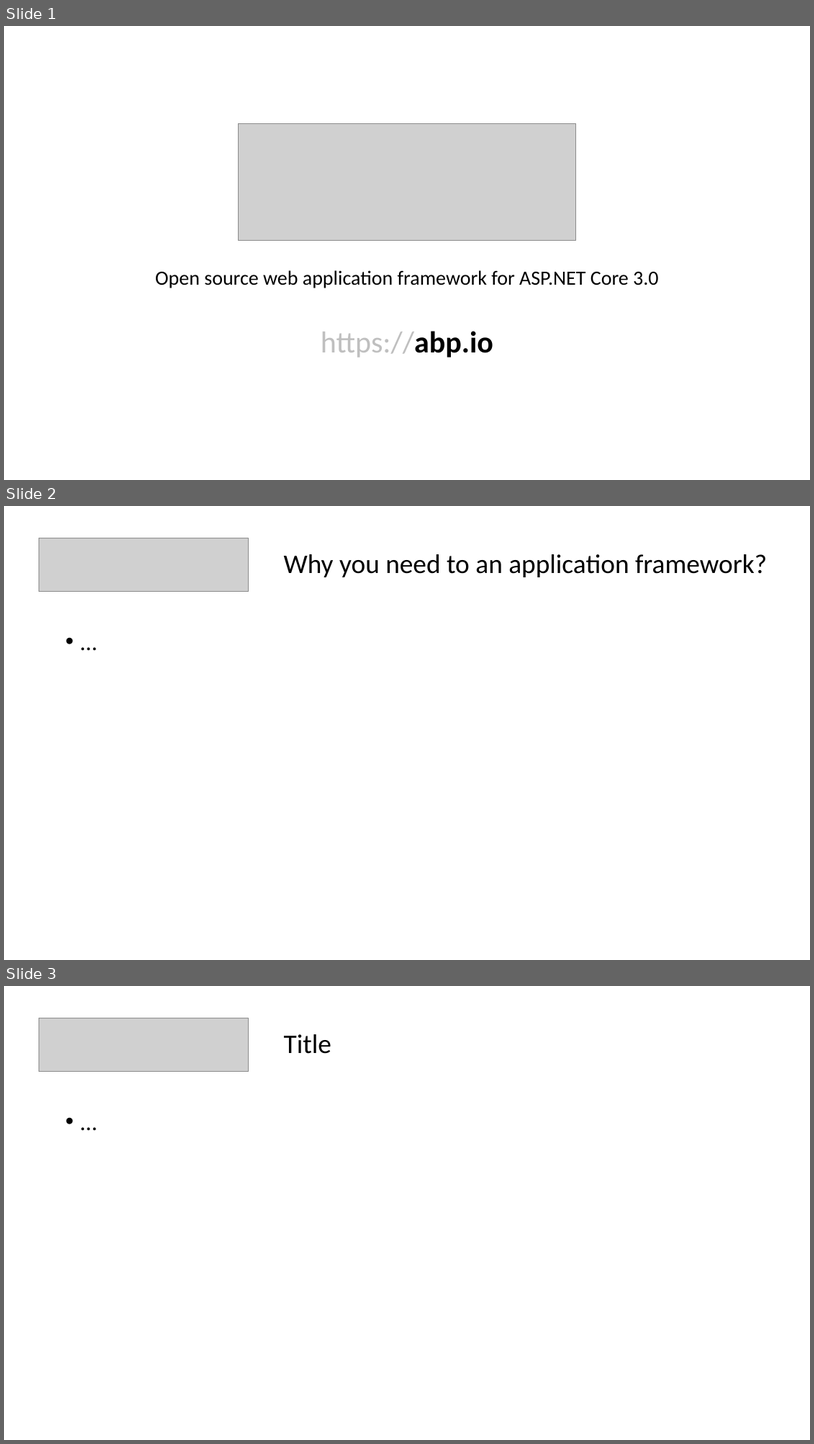
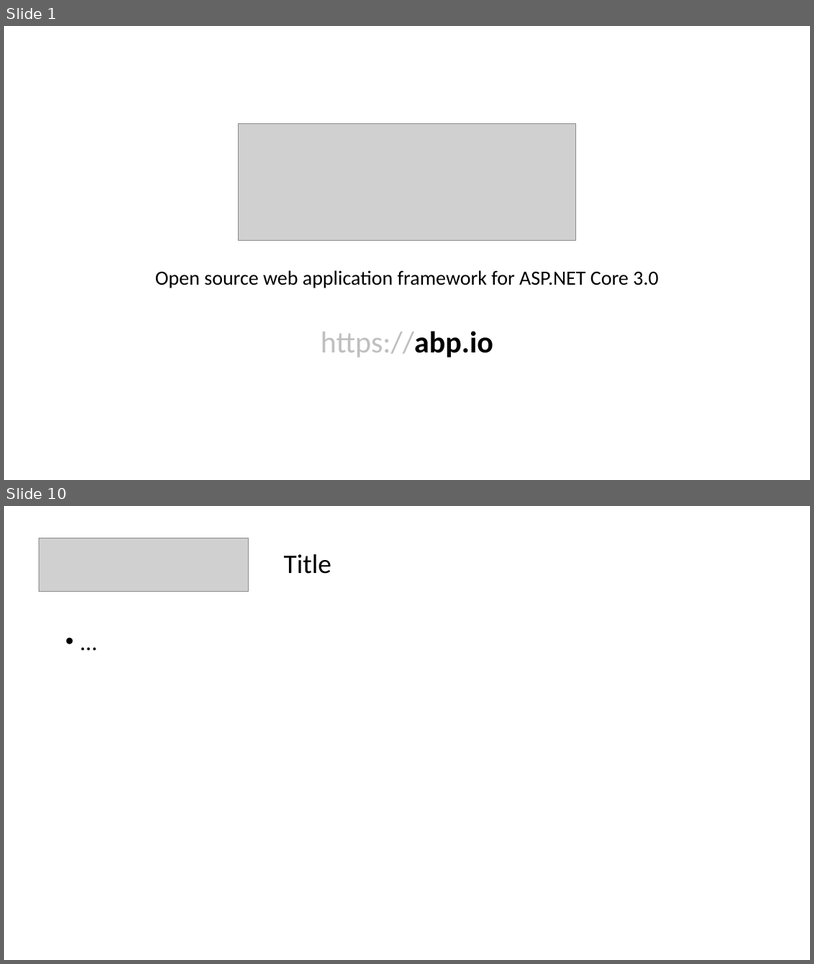
Before and after one commit to hikalkan/presentations, a slide deck: 2019-09-XX ABP Framework/Presentation_ABP.pptx. Shown one above the other, each under a label of ours: slides 1, 2 and 3 before the commit, slides 1 and 10 after it; the slides between them are not shown. The pictures are 814x1444 and 814x964 pixels, drawn with LibreOffice and Linux fonts; fonts in the diff are those of the drawing; grey boxes stand for pictures. Boxes give left, top, right and bottom in pixels: in the first picture for what was removed or moved away, otherwise in the second. Text is boxed around its words. In the diff, an @@ line names an element or a change of style, - is before the commit and + after.

```diff
--- a/2019-09-XX ABP Framework/Presentation_ABP.pptx
+++ b/2019-09-XX ABP Framework/Presentation_ABP.pptx
@@ slide 2 removed at (4,506,810,960), background #FFFFFF @@
@@ picture removed at (39,538,248,592) @@
@@ title removed at (284,554,767,577) @@
-Why you need to an application framework?
@@ text removed at (59,627,776,915) @@
-• …
@@ what was slide 3 is now slide 10 @@
```
Also in this commit, not shown: 9 slides added.
